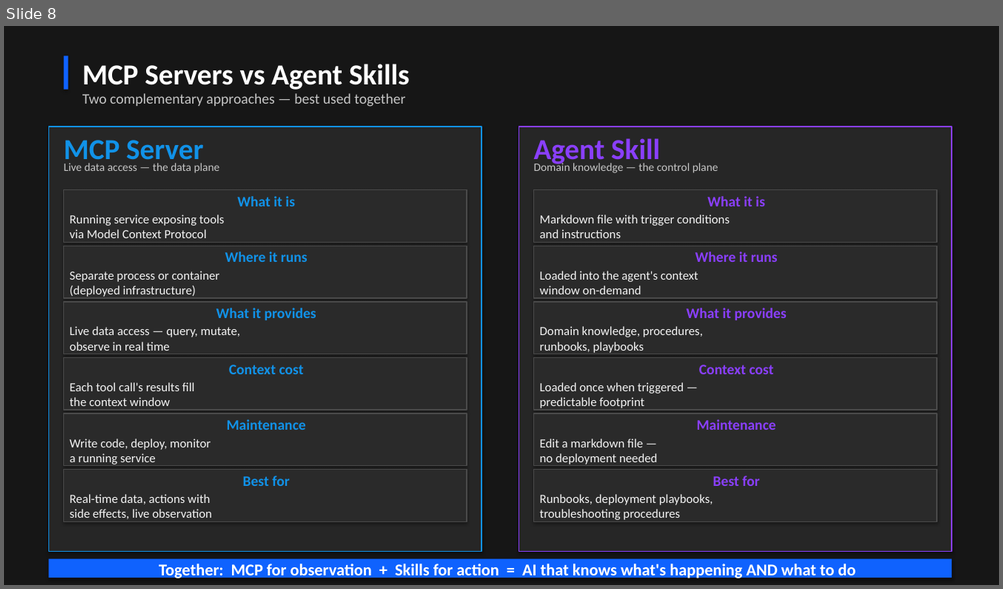
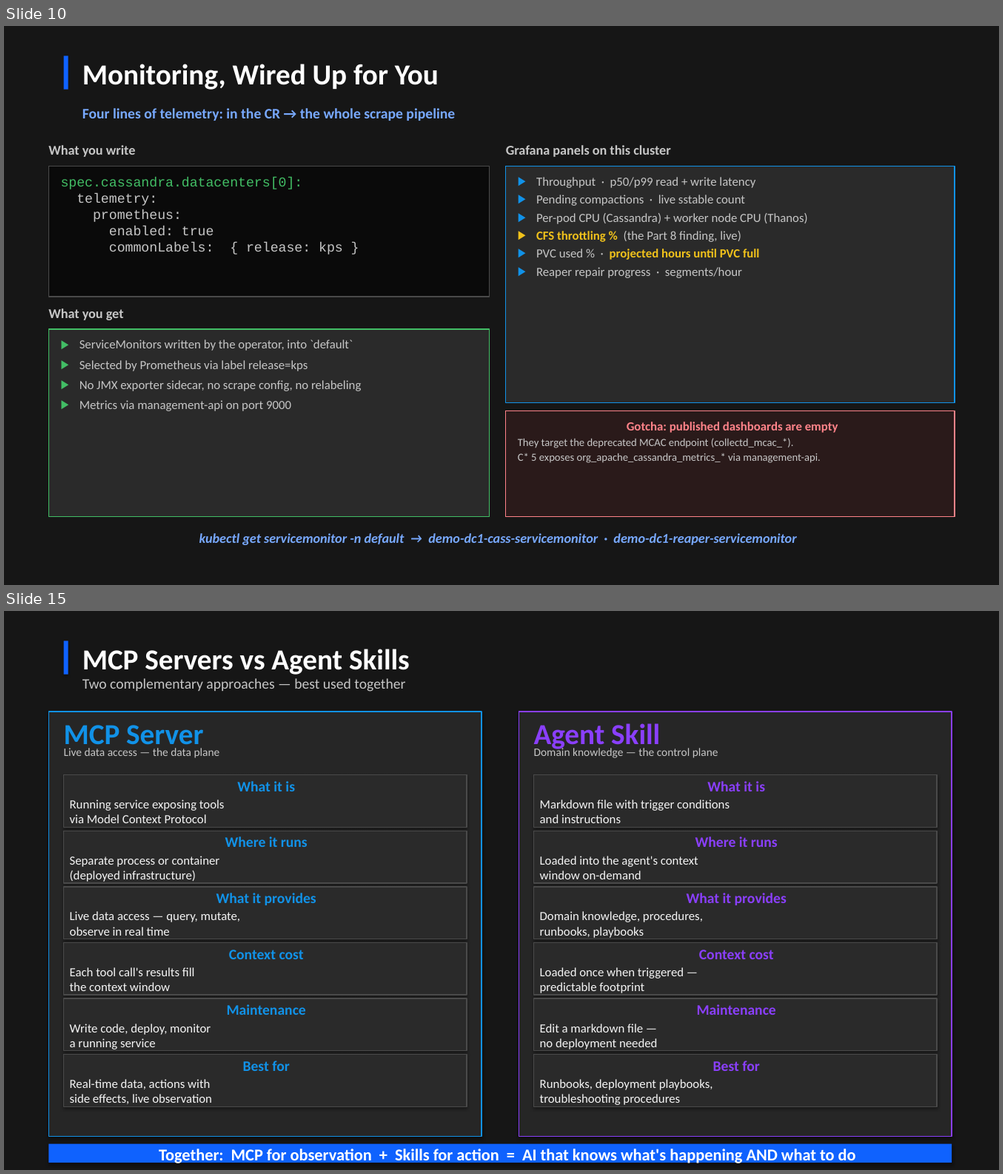
Before and after one commit to jamesc127/k8ssandra-mcp-workshop, a slide deck: k8ssandra-reference-architecture.pptx. Shown one above the other, each under a label of ours: slide 8 before the commit, slides 10 and 15 after it; the slides between them are not shown. The pictures are 1003x589 and 1003x1174 pixels, drawn with LibreOffice and Linux fonts; fonts in the diff are those of the drawing. Boxes give left, top, right and bottom in pixels: in the first picture for what was removed or moved away, otherwise in the second. Text is boxed around its words. In the diff, an @@ line names an element or a change of style, - is before the commit and + after.

```diff
--- a/k8ssandra-reference-architecture.pptx
+++ b/k8ssandra-reference-architecture.pptx
@@ slide 10 added at box(4, 26, 999, 585), background #161616 @@
@@ rectangle added at box(64, 56, 68, 90), fill #0F62FE @@
@@ text added at box(82, 64, 438, 90), 28 pt, text #FFFFFF, bold @@
+Monitoring, Wired Up for You
@@ text added at box(82, 108, 455, 121), 14 pt, text #78A9FF, bold @@
+Four lines of telemetry: in the CR → the whole scrape pipeline
@@ text added at box(48, 145, 136, 157), 13 pt, text #C6C6C6, bold @@
+What you write
@@ text added at box(506, 145, 670, 157), 13 pt, text #C6C6C6, bold @@
+Grafana panels on this cluster
@@ rectangle added at box(48, 167, 489, 297), fill #0A0A0A, outline #4A4A4A 1 pt, 13 pt, text #C6C6C6 @@
+spec.cassandra.datacenters[0]:
+telemetry:
+prometheus:
+enabled: true
+commonLabels: { release: kps }
@@ rectangle added at box(506, 167, 954, 403), fill #2A2A2A, outline #1192E8 1 pt, 12 pt, text #C6C6C6 @@
+▶ Throughput · p50/p99 read + write latency
+▶ Pending compactions · live sstable count
+▶ Per-pod CPU (Cassandra) + worker node CPU (Thanos)
+▶ CFS throttling % (the Part 8 finding, live)
+▶ PVC used % · projected hours until PVC full
+▶ Reaper repair progress · segments/hour
@@ text added at box(48, 309, 124, 321), 13 pt, text #C6C6C6, bold @@
+What you get
@@ rectangle added at box(48, 329, 489, 517), fill #2A2A2A, outline #42BE65 1 pt, 12 pt, text #C6C6C6 @@
+▶ ServiceMonitors written by the operator, into `default`
+▶ Selected by Prometheus via label release=kps
+▶ No JMX exporter sidecar, no scrape config, no relabeling
+▶ Metrics via management-api on port 9000
@@ rectangle added at box(506, 411, 954, 517), fill #2A1A1A, outline #FF8389 1 pt, 10.5 pt, text #C6C6C6 @@
+Gotcha: published dashboards are empty
+They target the deprecated MCAC endpoint (collectd_mcac_*).
+C* 5 exposes org_apache_cassandra_metrics_* via management-api.
@@ text added at box(199, 534, 796, 545), 13 pt, text #78A9FF, bold, italic @@
+kubectl get servicemonitor -n default → demo-dc1-cass-servicemonitor · demo-dc1-reaper-servicemonitor
@@ what was slide 8 is now slide 15 @@
```
Also in this commit, not shown: 7 slides changed, 8 other slides added, 2 slides removed, 1 other file.
